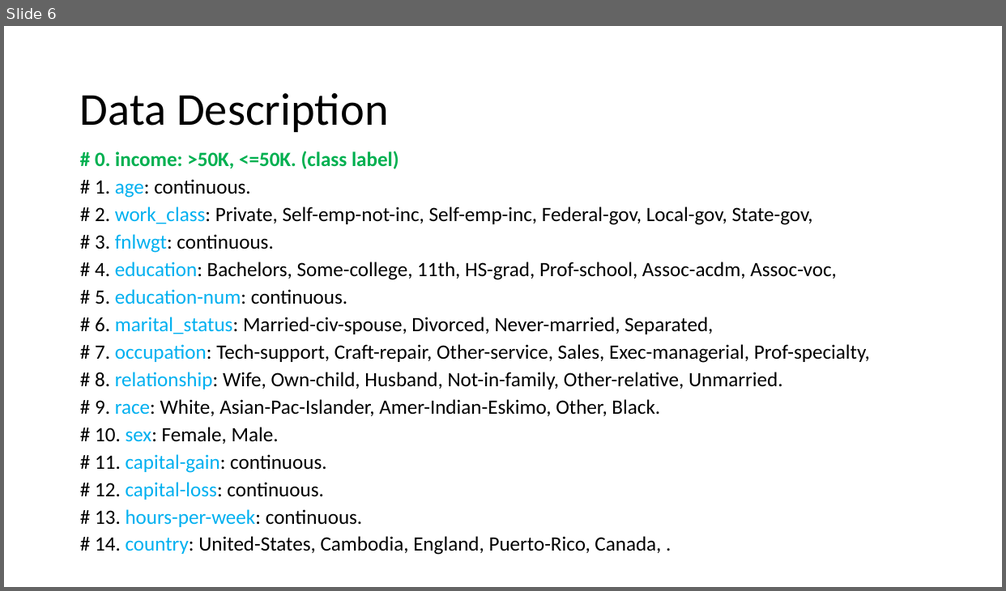
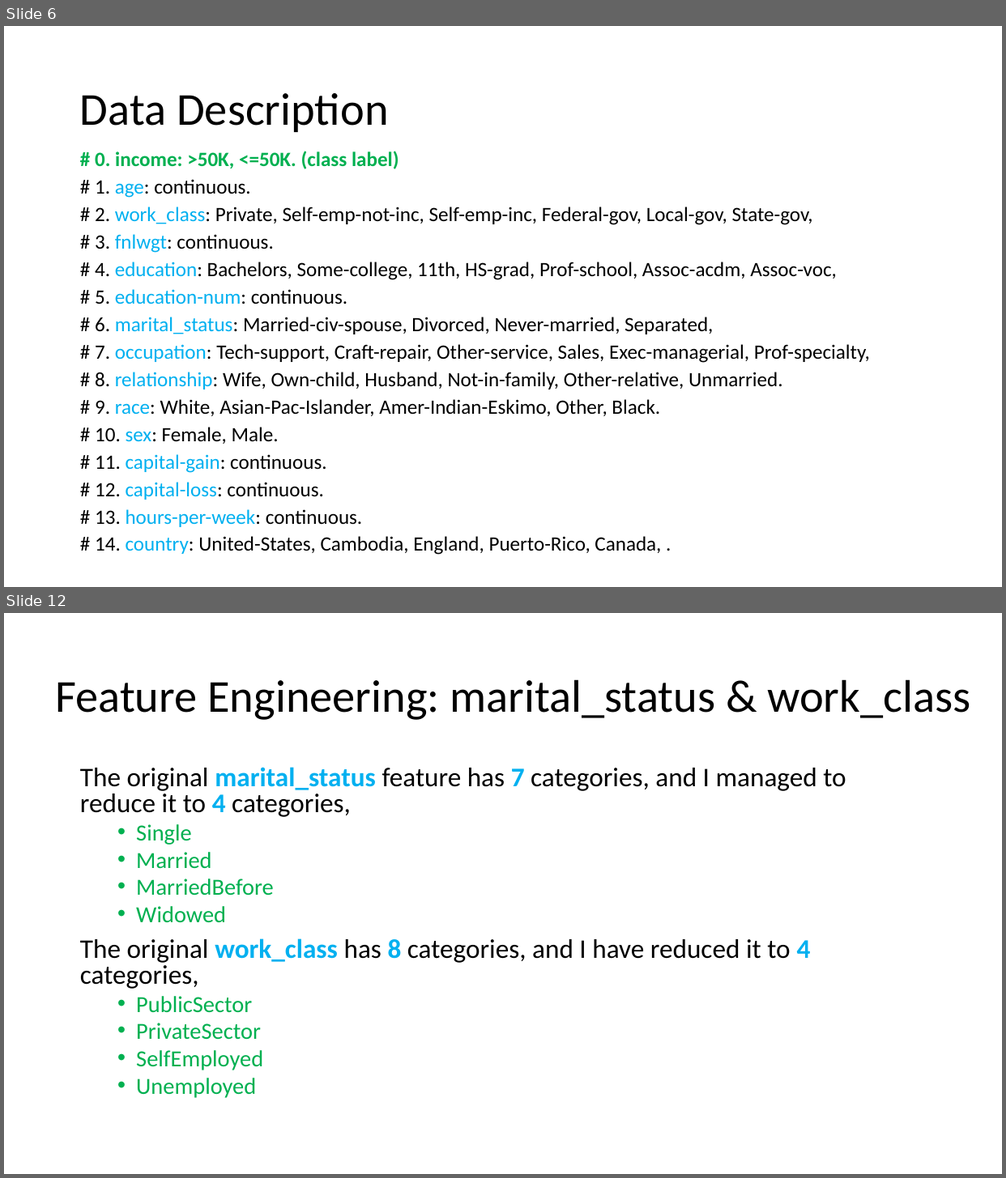
Before and after one commit to lifengzhi/msa_mh8101_or1_lp, a slide deck: mh8111_assignment/NaiveBayes.pptx. Shown one above the other, each under a label of ours: slide 6 before the commit, slides 6 and 12 after it; the slides between them are not shown. The pictures are 1006x591 and 1006x1178 pixels, drawn with LibreOffice and Linux fonts; fonts in the diff are those of the drawing. Boxes give left, top, right and bottom in pixels: in the first picture for what was removed or moved away, otherwise in the second. Text is boxed around its words. In the diff, an @@ line names an element or a change of style, - is before the commit and + after.

```diff
--- a/mh8111_assignment/NaiveBayes.pptx
+++ b/mh8111_assignment/NaiveBayes.pptx
@@ slide 12 added at [4,613,1002,1174], background #FFFFFF @@
@@ title added at [55,679,970,720], 44 pt, text #000000 @@
+Feature Engineering: marital_status & work_class
@@ text added at [80,767,846,1098], 25.9 pt, text #000000 @@
+The original marital_status feature has 7 categories, and I managed to reduce it to 4 categories,
+  • Single
+  • Married
+  • MarriedBefore
+  • Widowed
+The original work_class has 8 categories, and I have reduced it to 4 categories,
+  • PublicSector
+  • PrivateSector
+  • SelfEmployed
+  • Unemployed
```
Also in this commit, not shown: 6 slides changed, 8 other slides added, 10 slides removed.
